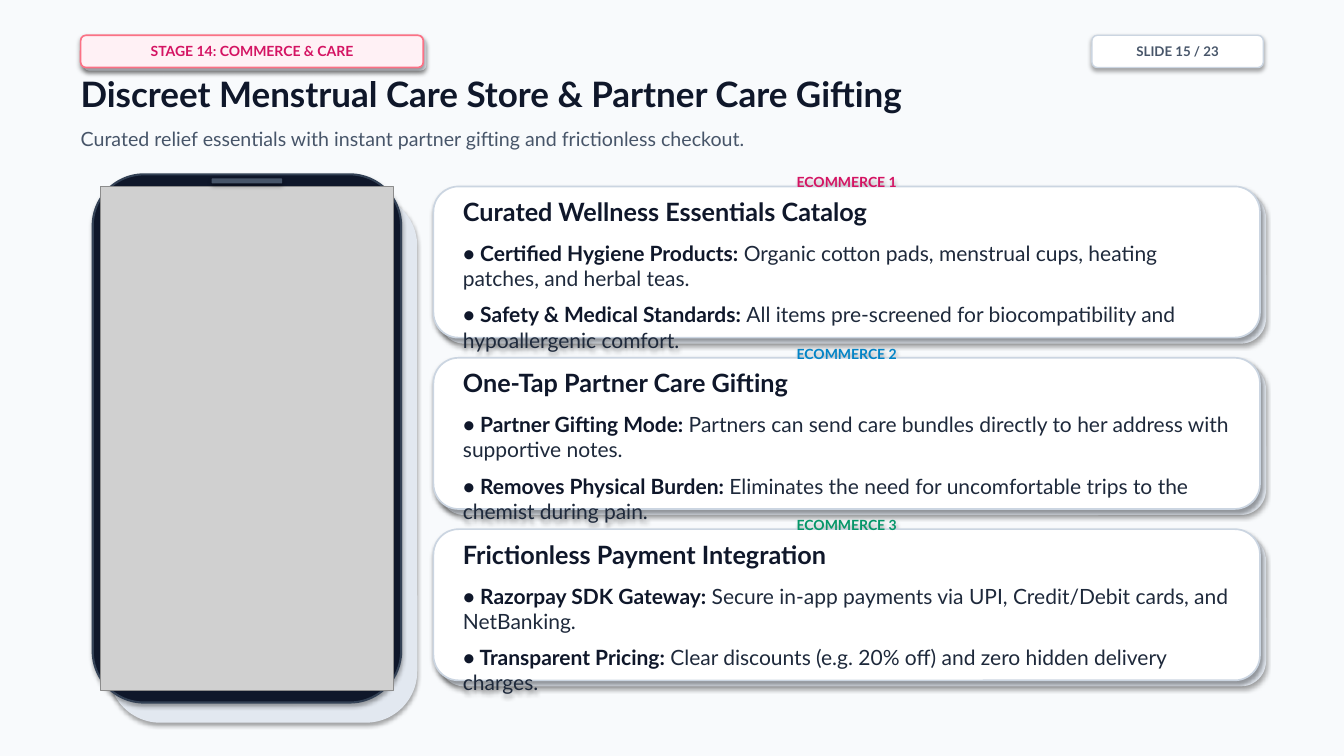
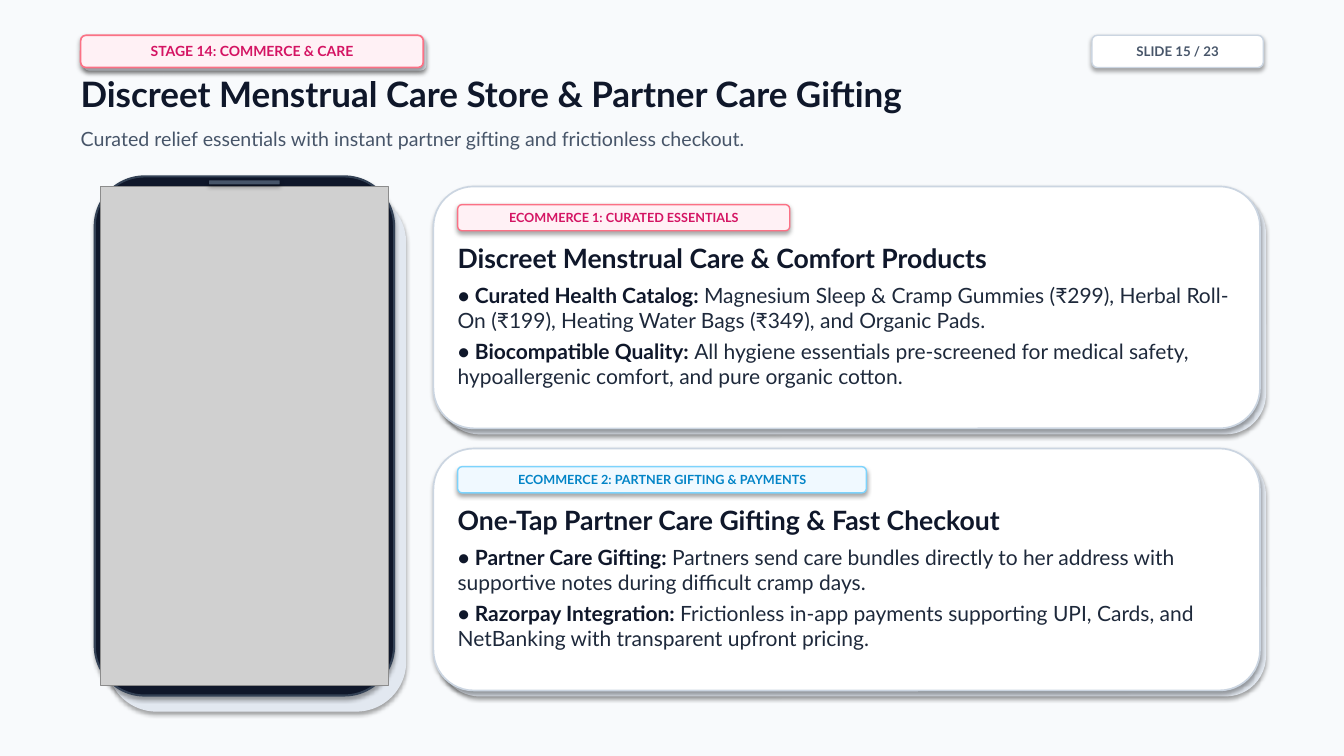
Before and after one commit to cyclecarehelpcenter-sudo/CycleCare, a slide deck: slide 15 of CycleCare_Project_Presentation.pptx. Drawn at 1344x756 pixels with LibreOffice and Linux fonts; fonts in the diff are those of the drawing; grey boxes stand for pictures. Boxes give left, top, right and bottom in pixels: in the first picture for what was removed or moved away, otherwise in the second. Text is boxed around its words. In the diff, an @@ line names an element or a change of style, - is before the commit and + after.

```diff
--- a/CycleCare_Project_Presentation.pptx
+++ b/CycleCare_Project_Presentation.pptx
@@ rounded rectangle: place and size @@
-rounded rectangle at (93, 174, 401, 703)
+rounded rectangle at (95, 176, 394, 696)
@@ text in rounded rectangle at (463, 177, 1175, 352): text removed @@
-ECOMMERCE 1
-Curated Wellness Essentials Catalog
-• Certified Hygiene Products: Organic cotton pads, menstrual cups, heating patches, and herbal teas.
-• Safety & Medical Standards: All items pre-screened for biocompatibility and hypoallergenic comfort.
@@ picture: place and size @@
-picture at (101, 187, 393, 691)
+picture at (101, 187, 388, 686)
@@ rounded rectangle: place and size @@
-rounded rectangle at (109, 195, 417, 723)
+rounded rectangle at (107, 193, 406, 712)
@@ rounded rectangle: place and size @@
-rounded rectangle at (434, 187, 1260, 338)
+rounded rectangle at (434, 187, 1260, 429)
@@ rounded rectangle: place and size @@
-rounded rectangle at (440, 193, 1266, 344)
+rounded rectangle at (440, 193, 1266, 435)
@@ rounded rectangle added at (458, 205, 789, 231), fill #FFF1F5, outline #FB7185 1 pt, 9 pt, text #D41463, bold @@
+ECOMMERCE 1: CURATED ESSENTIALS
@@ text added at (458, 248, 1229, 388), 15 pt, text #1E293B @@
+Discreet Menstrual Care & Comfort Products
+• Curated Health Catalog: Magnesium Sleep & Cramp Gummies (₹299), Herbal Roll-On (₹199), Heating Water Bags (₹349), and Organic Pads.
+• Biocompatible Quality: All hygiene essentials pre-screened for medical safety, hypoallergenic comfort, and pure organic cotton.
@@ rounded rectangle removed at (434, 358, 1260, 509) @@
-ECOMMERCE 2
-One-Tap Partner Care Gifting
-• Partner Gifting Mode: Partners can send care bundles directly to her address with supportive notes.
-• Removes Physical Burden: Eliminates the need for uncomfortable trips to the chemist during pain.
@@ rounded rectangle removed at (440, 364, 1266, 515) @@
@@ rounded rectangle: place and size @@
-rounded rectangle at (434, 529, 1260, 681)
+rounded rectangle at (434, 449, 1260, 691)
@@ rounded rectangle: place and size @@
-rounded rectangle at (440, 535, 1266, 687)
+rounded rectangle at (440, 455, 1266, 697)
@@ rounded rectangle added at (458, 467, 866, 493), fill #F0F9FF, outline #7DD3FC 1 pt, 9 pt, text #0284C7, bold @@
+ECOMMERCE 2: PARTNER GIFTING & PAYMENTS
@@ text added at (458, 510, 1194, 650), 15 pt, text #1E293B @@
+One-Tap Partner Care Gifting & Fast Checkout
+• Partner Care Gifting: Partners send care bundles directly to her address with supportive notes during difficult cramp days.
+• Razorpay Integration: Frictionless in-app payments supporting UPI, Cards, and NetBanking with transparent upfront pricing.
@@ text in rounded rectangle at (463, 520, 1228, 695): text removed @@
-ECOMMERCE 3
-Frictionless Payment Integration
-• Razorpay SDK Gateway: Secure in-app payments via UPI, Credit/Debit cards, and NetBanking.
-• Transparent Pricing: Clear discounts (e.g. 20% off) and zero hidden delivery charges.
```
Also in this commit, not shown: 22 other slides changed, 32 other files.
